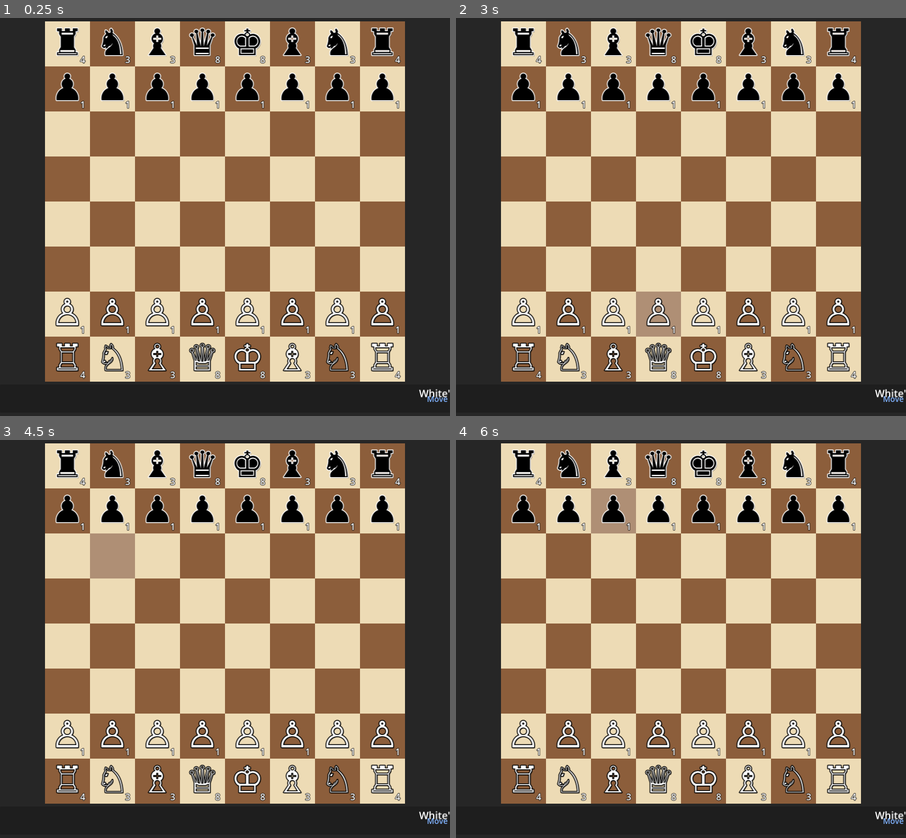
Above: before the commit, frames 1-4 (two rows, left to right).
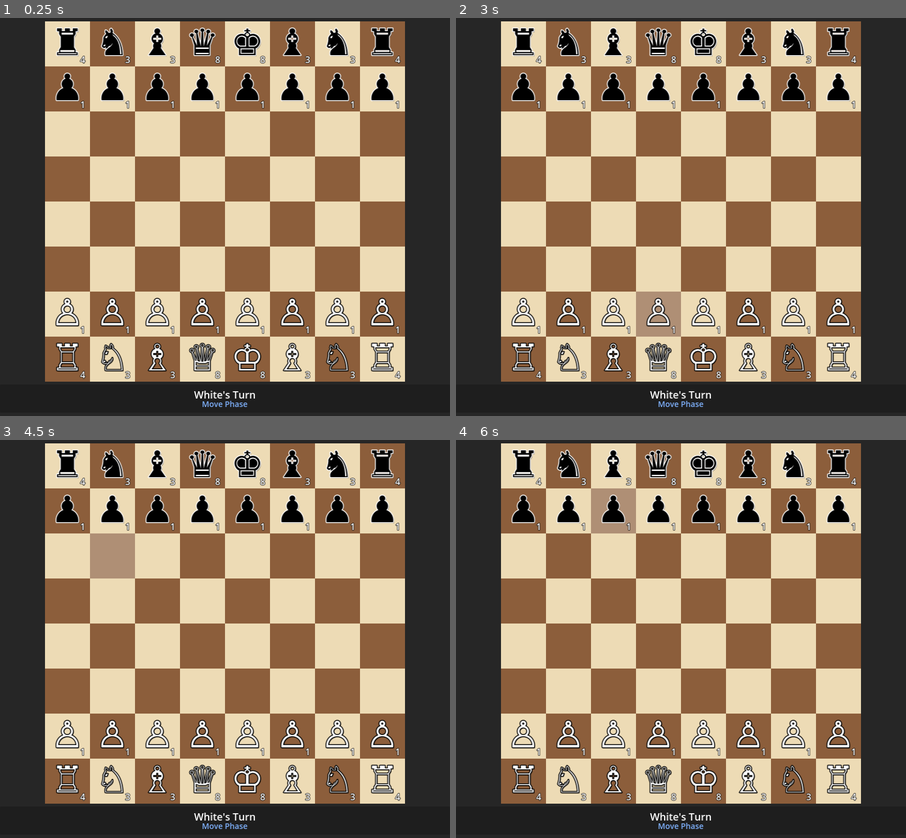
Above: after the commit, the same moments.

Repository: Krupnikas/shooting-chess
Game: Godot game, scene res://scenes/main.tscn
The game is run twice, just before and just after one commit, with the same random seed, the same clock (stepped at 60 frames per second) and the same inputs.
Inputs (mouse positions are in pixels of both pictures, inside the frame that each line leads up to):
- Up to frame 1 (0.25 s): no input
- Up to frame 2 (3 s): tap Enter at 0.5, 2, 2.1 s; move the mouse to (780, 177) at 0.52 s; hold Right 0.53-1.28 s; tap R at 0.6, 2.85 s; click (780, 177) at 0.67 s; tap Space at 0.77, 1.25, 1.52, 2.75 s; move the mouse to (591, 224) at 1.27 s; hold Down 1.28-2.03 s; tap P at 1.35 s; click (591, 224) at 1.42 s; move the mouse to (726, 101) at 2.02 s; hold Right 2.03-2.78 s; click (726, 101) at 2.17 s; move the mouse to (658, 292) at 2.77 s; hold Up from 2.78 s (still down); click (658, 292) at 2.92 s
- Up to frame 3 (4.5 s): tap Space at 3.02, 3.77, 4.25 s; tap Enter at 3.5, 4.35 s; move the mouse to (360, 690) at 3.52 s; release Up at 3.53 s; hold Left from 3.53 s (still down); tap P at 3.6 s; click (360, 690) at 3.67 s; move the mouse to (90, 555) at 4.27 s; click (90, 555) at 4.42 s
- Up to frame 4 (6 s): tap Space at 4.52 s; move the mouse to (703, 623) at 5.02 s; release Left at 5.03 s; hold Down 5.03-5.78 s; tap R at 5.1 s; click (703, 623) at 5.17 s; move the mouse to (613, 511) at 5.77 s; hold Right from 5.78 s (still down); tap P at 5.85 s; click (613, 511) at 5.92 s

The runs differ from the first frame. In frame 1, 0.3% of the frame differs, in the area x 43-100%, y 93-98%; in frame 2, 0.3%; in frame 3, 0.3%; in frame 4, 0.3%.

Commit message:
Add safety checks and fix label positioning
- Add is_instance_valid checks for highlights and cursor
- Add is_inside_tree checks for signal handlers
- Fix label to use absolute positioning (centered at 600-1000px)
- Prevent potential crashes from invalid node references

🤖 Generated with [Claude Code](https://claude.com/claude-code)

Co-Authored-By: Claude Opus 4.5 <noreply@anthropic.com>

Diff:
--- a/scenes/ui/game_info.tscn
+++ b/scenes/ui/game_info.tscn
@@ -3,45 +3,30 @@
 [ext_resource type="Script" path="res://scripts/ui/game_info.gd" id="1_gameinfo"]
 
 [node name="GameInfo" type="Control"]
-layout_mode = 3
-anchors_preset = 10
-anchor_right = 1.0
-offset_bottom = 60.0
-grow_horizontal = 2
+anchors_preset = 0
 script = ExtResource("1_gameinfo")
 
 [node name="Panel" type="Panel" parent="."]
-layout_mode = 1
-anchors_preset = 15
-anchor_right = 1.0
-anchor_bottom = 1.0
-grow_horizontal = 2
-grow_vertical = 2
+anchors_preset = 0
+offset_right = 1600.0
+offset_bottom = 100.0
 
 [node name="TurnLabel" type="Label" parent="."]
-layout_mode = 1
-anchors_preset = 5
-anchor_left = 0.5
-anchor_right = 0.5
-offset_left = -300.0
-offset_top = 5.0
-offset_right = 300.0
-offset_bottom = 30.0
-grow_horizontal = 2
+anchors_preset = 0
+offset_left = 600.0
+offset_top = 10.0
+offset_right = 1000.0
+offset_bottom = 45.0
 theme_override_font_sizes/font_size = 36
 text = "White's Turn"
 horizontal_alignment = 1
 
 [node name="PhaseLabel" type="Label" parent="."]
-layout_mode = 1
-anchors_preset = 5
-anchor_left = 0.5
-anchor_right = 0.5
-offset_left = -300.0
-offset_top = 32.0
-offset_right = 300.0
-offset_bottom = 55.0
-grow_horizontal = 2
+anchors_preset = 0
+offset_left = 600.0
+offset_top = 50.0
+offset_right = 1000.0
+offset_bottom = 80.0
 theme_override_font_sizes/font_size = 28
 text = "Move Phase"
 horizontal_alignment = 1
--- a/scripts/board.gd
+++ b/scripts/board.gd
@@ -191,27 +191,39 @@
 # ============ PIECE SELECTION & HIGHLIGHTING ============
 
 func _on_piece_selected(_piece):
+	if not is_inside_tree():
+		return
 	clear_highlights()
 	show_highlights()
 
 func _on_piece_deselected():
+	if not is_inside_tree():
+		return
 	clear_highlights()
 
 func show_highlights():
+	if not is_instance_valid(highlights_container):
+		return
+
 	# Highlight selected piece
-	if GameManager.selected_piece != null:
+	if GameManager.selected_piece != null and is_instance_valid(GameManager.selected_piece):
 		var selected_highlight = create_highlight(
 			GameManager.selected_piece.board_position,
 			GameManager.SELECTED_COLOR
 		)
-		highlight_squares.append(selected_highlight)
+		if selected_highlight:
+			highlight_squares.append(selected_highlight)
 
 	# Highlight valid moves
 	for move_pos in GameManager.valid_moves:
 		var highlight = create_highlight(move_pos, GameManager.HIGHLIGHT_COLOR)
-		highlight_squares.append(highlight)
+		if highlight:
+			highlight_squares.append(highlight)
 
 func create_highlight(board_pos: Vector2i, color: Color) -> ColorRect:
+	if not is_instance_valid(highlights_container):
+		return null
+
 	var highlight = ColorRect.new()
 	highlight.size = Vector2(GameManager.SQUARE_SIZE, GameManager.SQUARE_SIZE)
 	highlight.position = Vector2(board_pos.x * GameManager.SQUARE_SIZE,
@@ -222,7 +234,8 @@
 
 func clear_highlights():
 	for highlight in highlight_squares:
-		highlight.queue_free()
+		if is_instance_valid(highlight):
+			highlight.queue_free()
 	highlight_squares.clear()
 
 # ============ INPUT HANDLING ============
@@ -305,8 +318,12 @@
 		GameManager.deselect_piece()
 
 func update_cursor():
-	if cursor_highlight != null:
+	if cursor_highlight != null and is_instance_valid(cursor_highlight):
 		cursor_highlight.queue_free()
+	cursor_highlight = null
+
+	if not is_instance_valid(highlights_container):
+		return
 
 	cursor_highlight = ColorRect.new()
 	cursor_highlight.size = Vector2(GameManager.SQUARE_SIZE, GameManager.SQUARE_SIZE)
